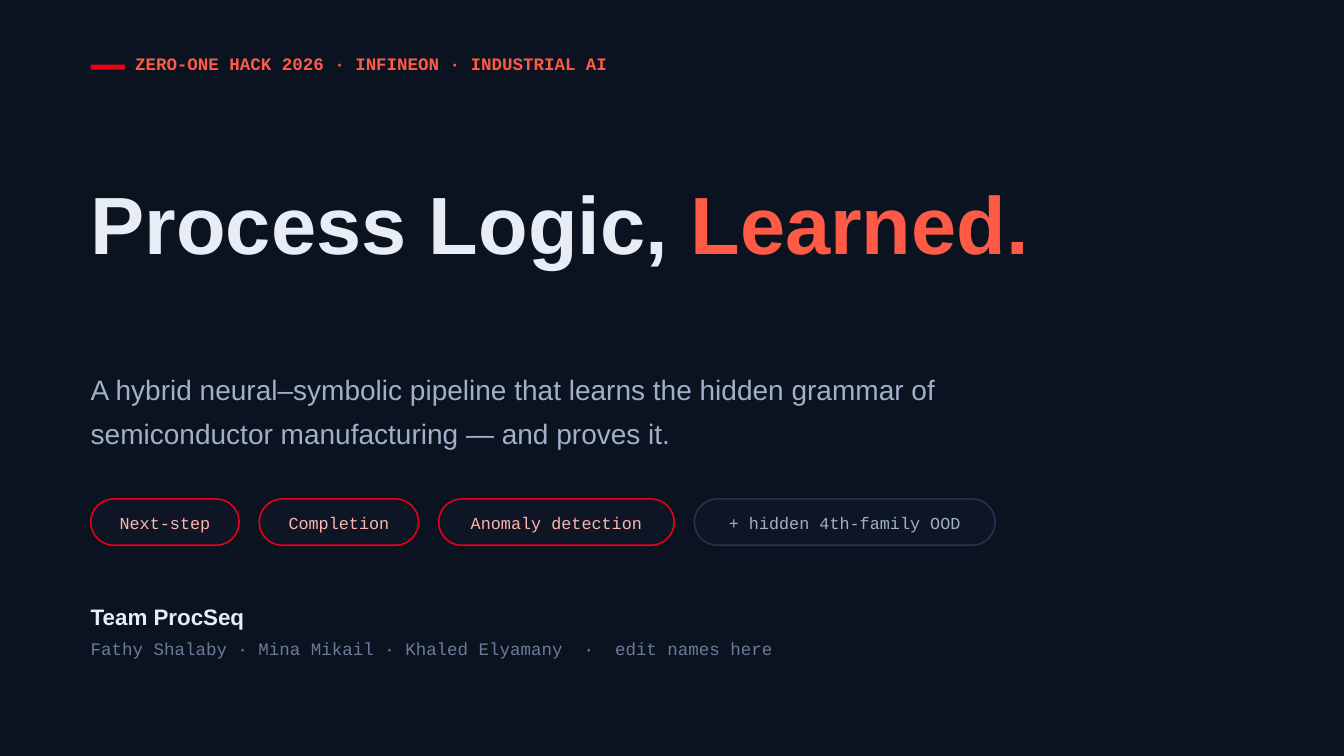
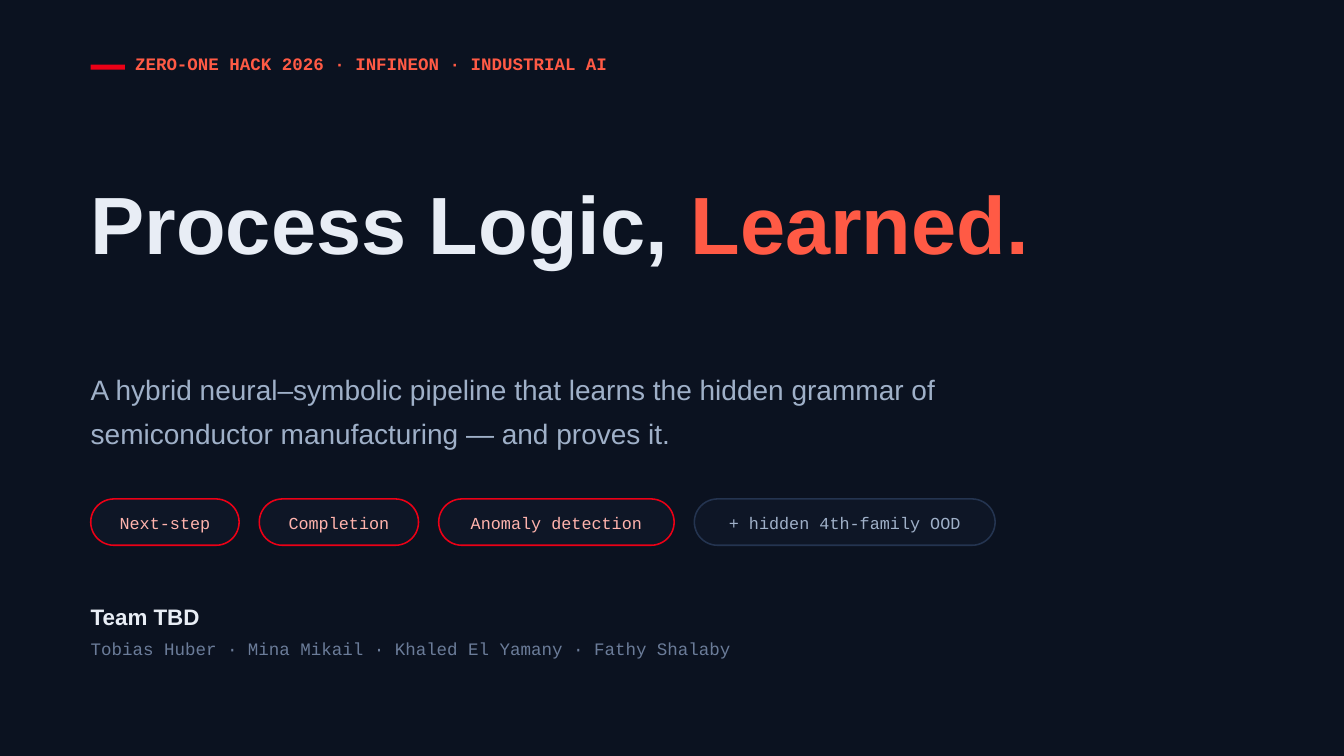
Before and after one commit to thuber19/zero_one_hack_01, a slide deck: slide 1 of tracks/industrial-infineon/solution/pitch/ProcSeq_Pitch.pptx. Drawn at 1344x756 pixels with LibreOffice and Linux fonts; fonts in the diff are those of the drawing. Boxes give left, top, right and bottom in pixels: in the first picture for what was removed or moved away, otherwise in the second. Text is boxed around its words. In the diff, an @@ line names an element or a change of style, - is before the commit and + after.

```diff
--- a/tracks/industrial-infineon/solution/pitch/ProcSeq_Pitch.pptx
+++ b/tracks/industrial-infineon/solution/pitch/ProcSeq_Pitch.pptx
@@ text at [91, 609, 730, 659]: text changed @@
-Team ProcSeq
-Fathy Shalaby · Mina Mikail · Khaled Elyamany · edit names here
+Team TBD
+Tobias Huber · Mina Mikail · Khaled El Yamany · Fathy Shalaby
```
Also in this commit, not shown: 2 other slides changed, 50 other files.
